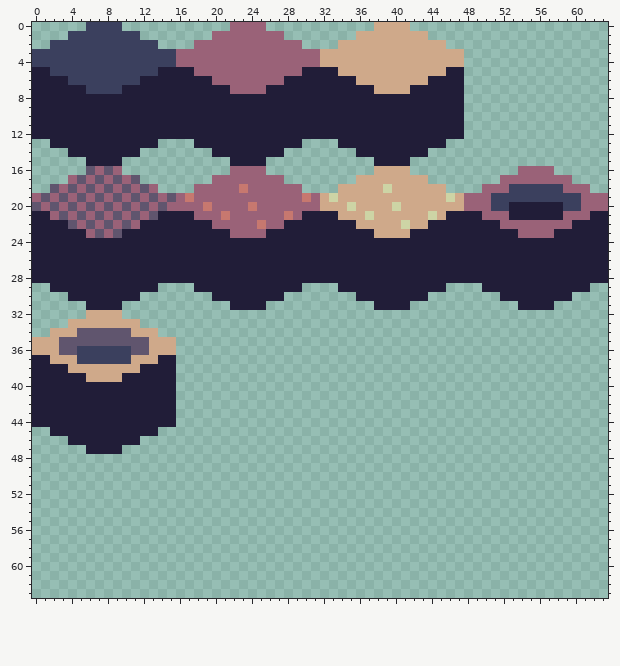
Two versions of one pixel-art file, sprites/grid_tiles.aseprite. Above, as it was before the edit.
64x64 pixels, 1 frame.
The result:
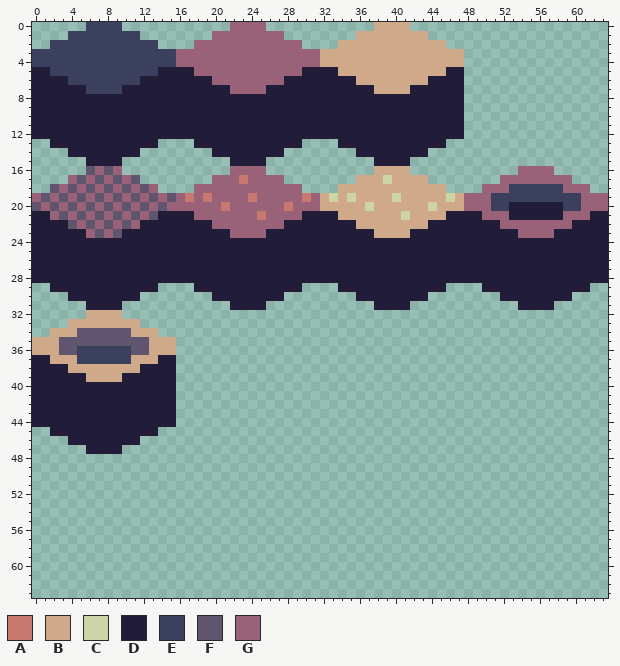
Palette (. is transparent): A #c7786f  B #cfa98a  C #cdd4a5  D #211d38  E #3b405e  F #60556e  G #9a6278
Changes in this commit:
Layer "Layer 1":
The edit turns colour G into colour A in row 17 at x 23; in row 19 at x 19 and 24; in row 20 at x 21 and 28; in row 21 at x 25.
The edit turns colour C into colour B in row 18 at x 39; in row 20 at x 35 and 40; in row 21 at x 37 and 44; in row 22 at x 41.
The edit turns colour B into colour C in row 17 at x 39; in row 19 at x 35 and 40; in row 20 at x 37 and 44; in row 21 at x 41.
The edit turns colour A into colour G in row 18 at x 23; in row 20 at x 19 and 24; in row 21 at x 21 and 28; in row 22 at x 25.
Changed places in both pictures, as pixel boxes (x1, y1, x2, y2):
changed: (203, 175, 293, 229)
changed: (347, 175, 437, 229)
